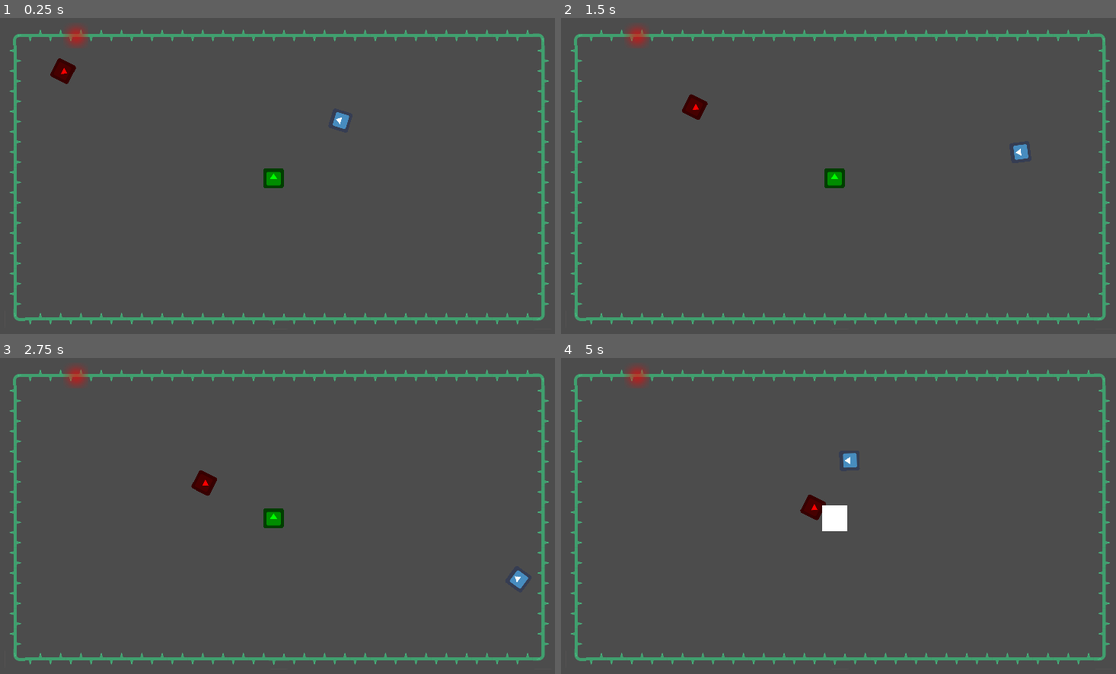
Above: before the commit, frames 1-4 (two rows, left to right).
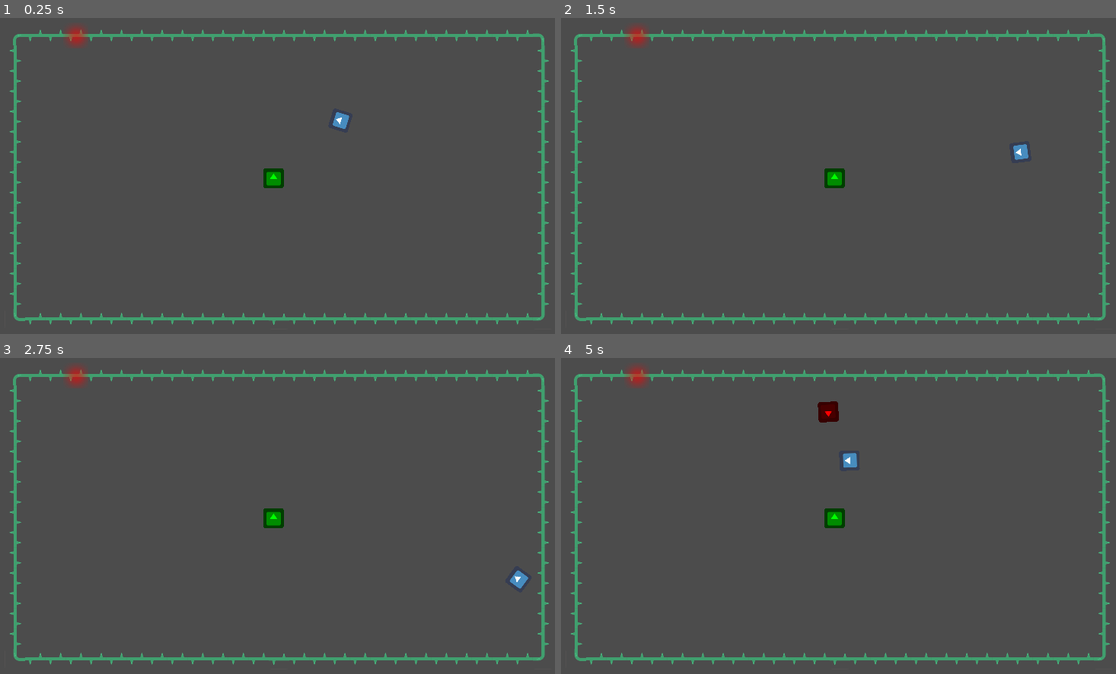
Above: after the commit, the same moments.

Repository: moisesjbc/global-jam-01-2025
Game: Godot game, scene res://gameplay/main/main.tscn
The game is run twice, just before and just after one commit, with the same random seed, the same clock (stepped at 60 frames per second) and the same inputs. The engine's default icon, where the game draws it, is replaced by a stand-in: a white triangle on a blue panel in a dark square.
Inputs (mouse positions are in pixels of both pictures, inside the frame that each line leads up to):
- Up to frame 1 (0.25 s): no input
- Up to frame 2 (1.5 s): move the mouse to (966, 160) at 0.52 s; hold Right (ui_right) 0.53-1.28 s; move the mouse to (705, 191) at 1.27 s; hold Down (ui_down) from 1.28 s (still down)
- Up to frame 3 (2.75 s): move the mouse to (327, 440) at 2.02 s; release Down (ui_down) at 2.03 s; hold Right (ui_right) from 2.03 s (still down)
- Up to frame 4 (5 s): move the mouse to (799, 585) at 2.77 s; release Right (ui_right) at 2.78 s; hold Up (ui_up) 2.78-3.53 s; move the mouse to (1010, 566) at 3.52 s; hold Left (ui_left) from 3.53 s (still down); move the mouse to (649, 465) at 4.27 s

The runs differ from the first frame. In frame 1, 0.2% of the frame differs, in the area x 9-14%, y 12-21%; in frame 2, 0.2%; in frame 3, 0.2%; in frame 4, 0.8%, in the area x 43-52%, y 13-55%.

Commit message:
Add enemy respawn

Diff:
--- a/godot-project/gameplay/bubble/bubble.gd
+++ b/godot-project/gameplay/bubble/bubble.gd
@@ -7,8 +7,11 @@
 
 func _process(delta):
 	var collision = move_and_collide(speed * velocity.rotated(rotation) * delta)
+
 	if collision:
 		if collision.collider.is_in_group("enemies") and not trapped_enemy:
+			# While carrying an enemy, don't collide with other enemies.
+			set_collision_mask_bit(2, false)
 			trapped_enemy = collision.collider
 			trapped_enemy.get_parent().remove_child(trapped_enemy)
 		elif collision.collider.is_in_group("pipes") or collision.collider.is_in_group("pipe_glows"):
--- a/godot-project/gameplay/bubble/bubble.tscn
+++ b/godot-project/gameplay/bubble/bubble.tscn
@@ -8,7 +8,7 @@
 
 [node name="bubble" type="KinematicBody2D"]
 collision_layer = 2
-collision_mask = 4
+collision_mask = 52
 script = ExtResource( 2 )
 
 [node name="sprite" type="Sprite" parent="."]
--- a/godot-project/gameplay/enemy/enemy.tscn
+++ b/godot-project/gameplay/enemy/enemy.tscn
@@ -10,7 +10,7 @@
 modulate = Color( 1, 0, 0, 1 )
 self_modulate = Color( 1, 0, 0, 1 )
 collision_layer = 4
-collision_mask = 10
+collision_mask = 8
 script = ExtResource( 2 )
 
 [node name="Sprite" type="Sprite" parent="."]
--- /dev/null
+++ b/godot-project/gameplay/enemy_respawn/enemy_respawn.gd
@@ -0,0 +1,14 @@
+extends Path2D
+
+var enemy_scene = preload("res://gameplay/enemy/enemy.tscn")
+var target
+
+
+func _on_respawn_cooldown_timeout():
+	randomize()
+	$path_follow.unit_offset = randf()
+
+	var enemy = enemy_scene.instance()
+	enemy.global_position = $path_follow.global_position
+	enemy.target = target
+	$enemies.add_child(enemy)
--- /dev/null
+++ b/godot-project/gameplay/enemy_respawn/enemy_respawn.tscn
@@ -0,0 +1,25 @@
+[gd_scene load_steps=3 format=2]
+
+[ext_resource path="res://gameplay/enemy_respawn/enemy_respawn.gd" type="Script" id=1]
+
+[sub_resource type="Curve2D" id=1]
+_data = {
+"points": PoolVector2Array( 0, 0, 0, 0, 264, 207, 0, 0, 0, 0, 1691, 209, 0, 0, 0, 0, 1708, 920, 0, 0, 0, 0, 267, 912, 0, 0, 0, 0, 259, 232 )
+}
+
+[node name="enemy_respawn" type="Path2D"]
+curve = SubResource( 1 )
+script = ExtResource( 1 )
+
+[node name="path_follow" type="PathFollow2D" parent="."]
+position = Vector2( 264, 207 )
+rotation = 0.00140465
+scale = Vector2( 1, 1 )
+
+[node name="respawn_cooldown" type="Timer" parent="."]
+wait_time = 5.0
+autostart = true
+
+[node name="enemies" type="Node2D" parent="."]
+
+[connection signal="timeout" from="respawn_cooldown" to="." method="_on_respawn_cooldown_timeout"]
--- a/godot-project/gameplay/main/main.gd
+++ b/godot-project/gameplay/main/main.gd
@@ -2,7 +2,7 @@
 
 
 func _ready():
-	$enemy.target = $font
+	$enemy_respawn.target = $font
 
 
 func _on_font_abduction_finished():
--- a/godot-project/gameplay/main/main.tscn
+++ b/godot-project/gameplay/main/main.tscn
@@ -1,10 +1,10 @@
 [gd_scene load_steps=6 format=2]
 
 [ext_resource path="res://gameplay/player/player.tscn" type="PackedScene" id=1]
-[ext_resource path="res://gameplay/enemy/enemy.tscn" type="PackedScene" id=2]
 [ext_resource path="res://gameplay/main/main.gd" type="Script" id=3]
 [ext_resource path="res://gameplay/font/font.tscn" type="PackedScene" id=4]
 [ext_resource path="res://gameplay/pipes/pipes.tscn" type="PackedScene" id=5]
+[ext_resource path="res://gameplay/enemy_respawn/enemy_respawn.tscn" type="PackedScene" id=6]
 
 [node name="main" type="Node2D"]
 script = ExtResource( 3 )
@@ -12,12 +12,11 @@
 [node name="player" parent="." instance=ExtResource( 1 )]
 position = Vector2( 1186, 365 )
 
-[node name="enemy" parent="." instance=ExtResource( 2 )]
-position = Vector2( 267, 186 )
-
 [node name="font" parent="." instance=ExtResource( 4 )]
 position = Vector2( 975, 547 )
 
 [node name="pipes" parent="." instance=ExtResource( 5 )]
 
+[node name="enemy_respawn" parent="." instance=ExtResource( 6 )]
+
 [connection signal="abduction_finished" from="font" to="." method="_on_font_abduction_finished"]
--- a/godot-project/gameplay/pipe_glow/pipe_glow.tscn
+++ b/godot-project/gameplay/pipe_glow/pipe_glow.tscn
@@ -3,11 +3,11 @@
 [ext_resource path="res://gameplay/pipe_glow/pipe_glow.png" type="Texture" id=1]
 
 [sub_resource type="CircleShape2D" id=1]
-radius = 56.0
+radius = 95.0
 
 [node name="pipe_glow" type="StaticBody2D" groups=["pipe_glows"]]
 collision_layer = 32
-collision_mask = 2
+collision_mask = 66
 
 [node name="sprite" type="Sprite" parent="."]
 modulate = Color( 1, 0, 0, 0.588235 )
--- a/godot-project/gameplay/pipes/pipes.tscn
+++ b/godot-project/gameplay/pipes/pipes.tscn
@@ -105,7 +105,7 @@
 [node name="pipes" type="TileMap" groups=["pipes"]]
 tile_set = SubResource( 1 )
 collision_layer = 16
-collision_mask = 7
+collision_mask = 71
 format = 1
 tile_data = PoolIntArray( 65538, 1610612736, 65536, 65539, 0, 65538, 65540, 0, 65538, 65541, 0, 65538, 65542, 0, 65538, …(1389 unchanged characters)…
 script = ExtResource( 2 )
--- a/godot-project/project.godot
+++ b/godot-project/project.godot
@@ -69,6 +69,7 @@
 2d_physics/layer_4="font"
 2d_physics/layer_5="pipes"
 2d_physics/layer_6="pipe_glows"
+2d_physics/layer_7="bubbles_with_enemies"
 
 [physics]
 
